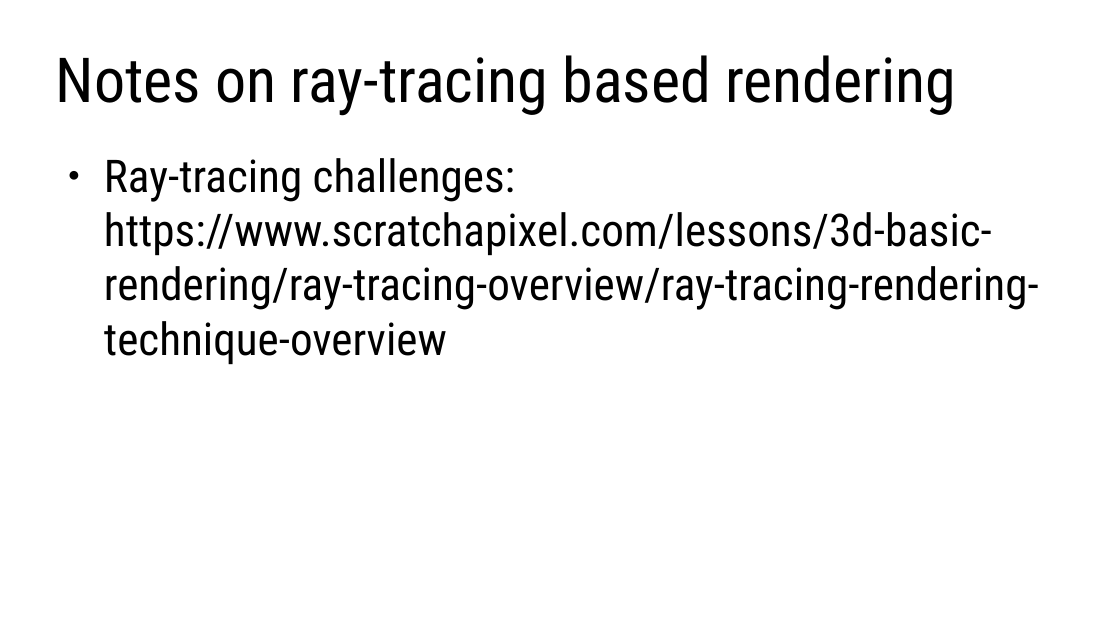
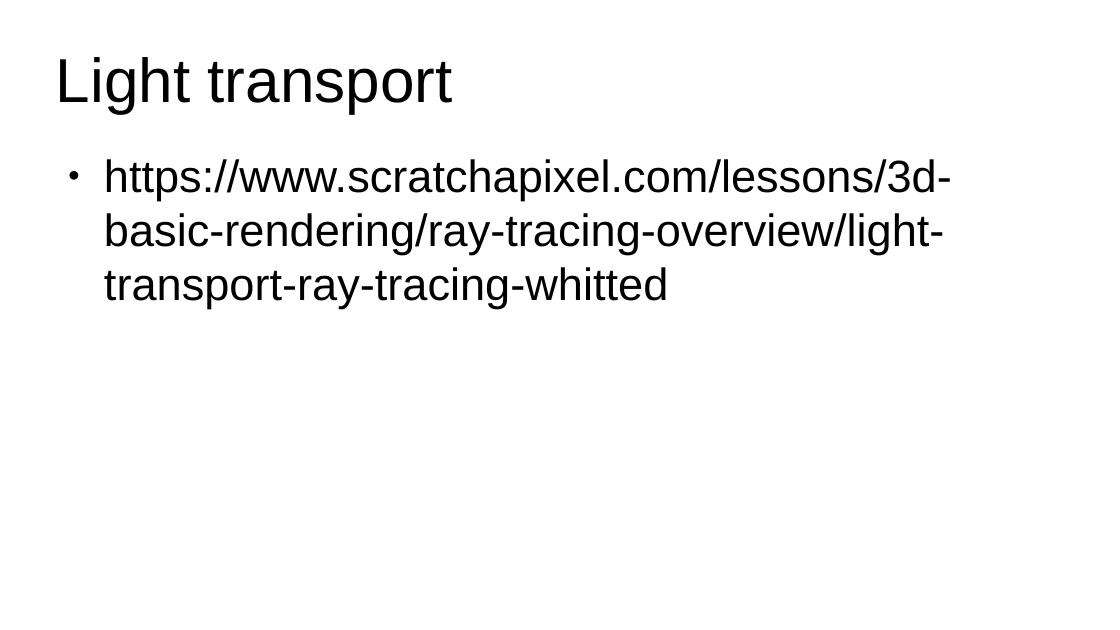
Before and after one commit to lorentzo/IntroductionToComputerGraphics, a slide deck: slide 17 of lectures/foundations_rendering/foundations_raytracing.odp (slide 18 before the commit). Drawn at 1120x630 pixels with LibreOffice and Linux fonts; fonts in the diff are those of the drawing. Boxes give left, top, right and bottom in pixels: in the first picture for what was removed or moved away, otherwise in the second. Text is boxed around its words. In the diff, an @@ line names an element or a change of style, - is before the commit and + after.

Commit message:
rendering foundations

```diff
--- a/lectures/foundations_rendering/foundations_raytracing.odp
+++ b/lectures/foundations_rendering/foundations_raytracing.odp
@@ title removed at (56,55,956,116) @@
-Notes on ray-tracing based rendering
@@ title added at (56,57,453,113), 44 pt, text #000000 @@
+Light transport
@@ text at (104,159,952,309): text changed; font Roboto Condensed to Arial @@
-● Ray-tracing challenges: https://www.scratchapixel.com/lessons/3d-basic-rendering/ray-tracing-overview/ray-tracing-rendering-technique-overview
+● https://www.scratchapixel.com/lessons/3d-basic-rendering/ray-tracing-overview/light-transport-ray-tracing-whitted
```
Also in this commit, not shown: 2 other slides changed, 2 slides added, 1 other file.
